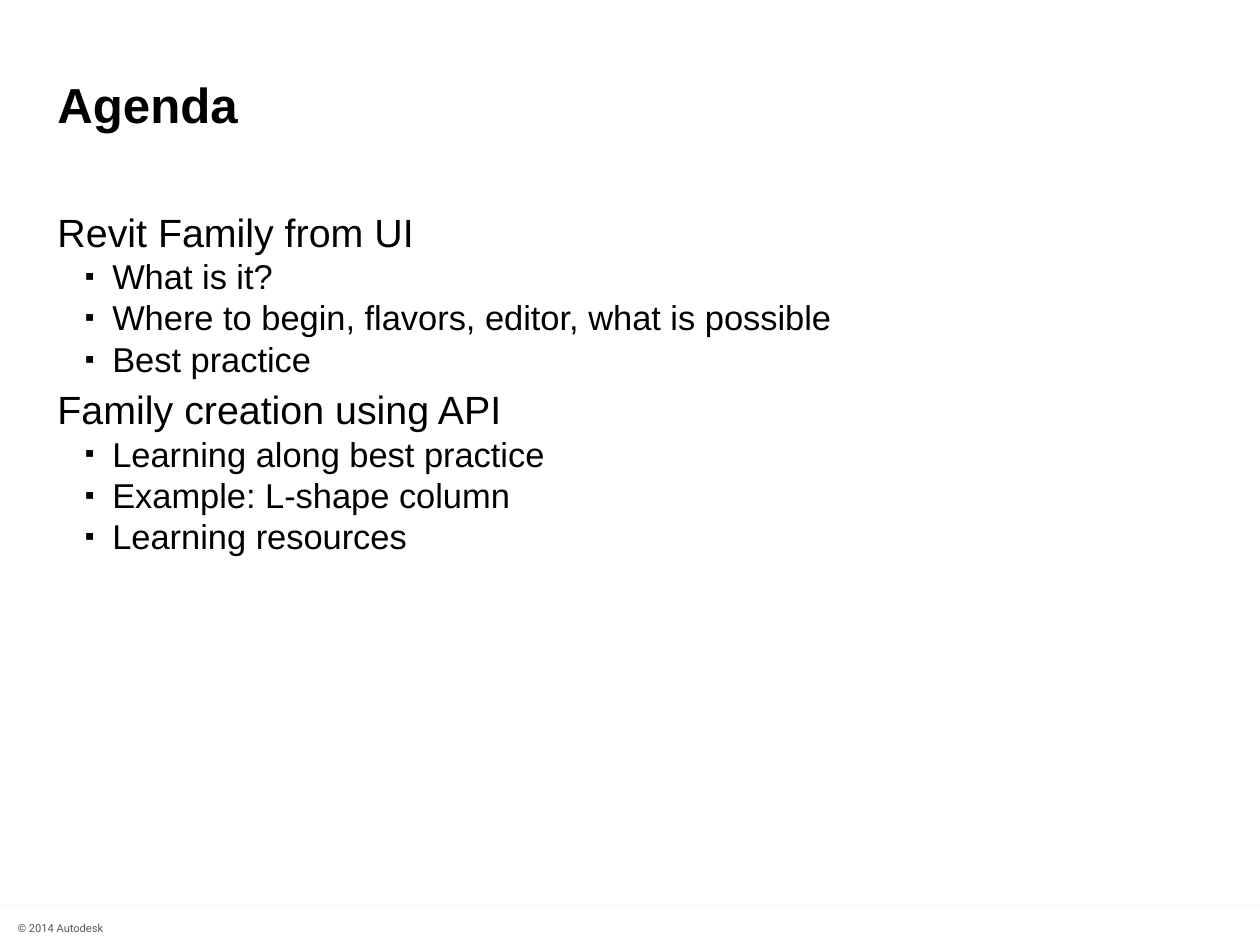
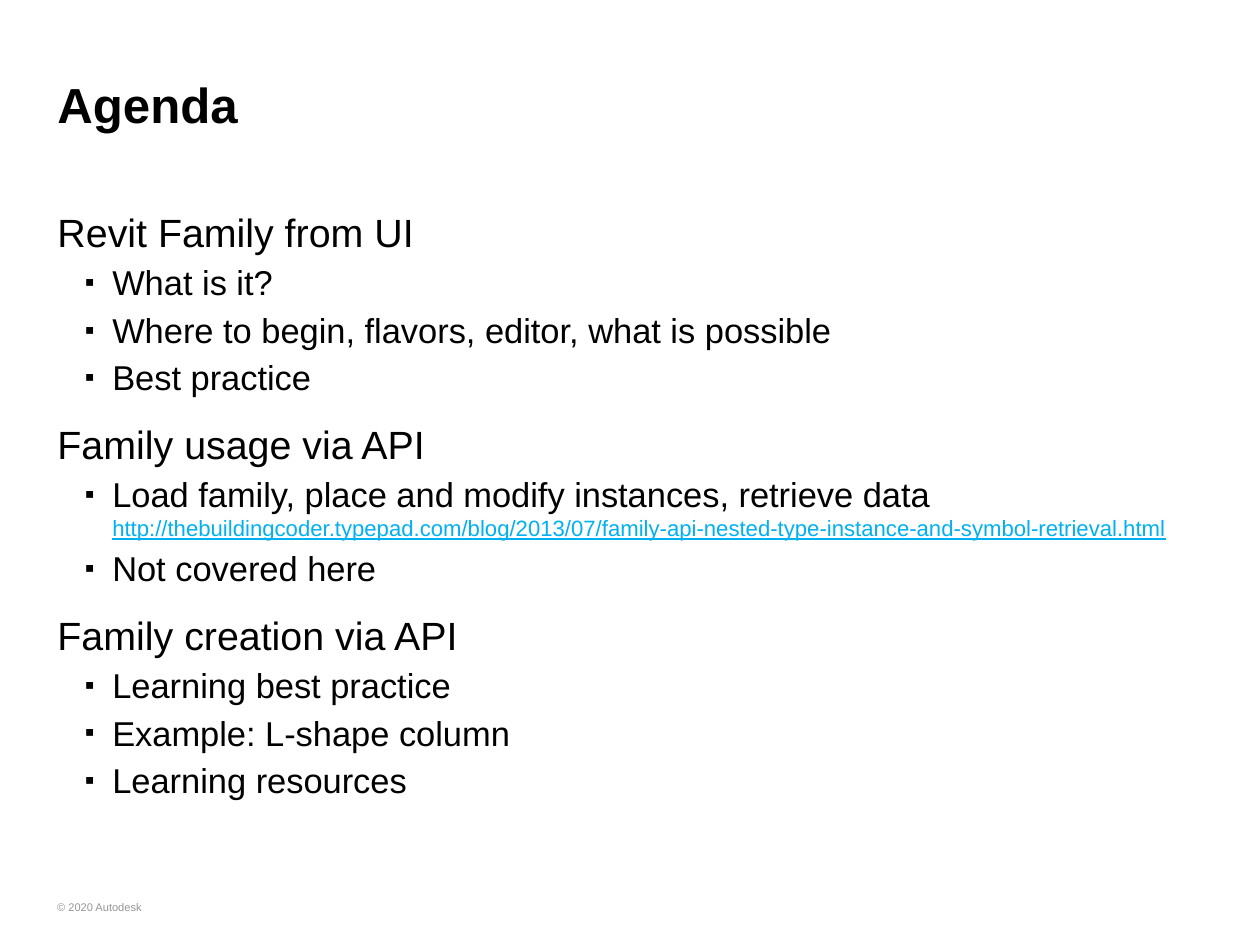
Before and after one commit to ADN-DevTech/RevitTrainingMaterial, a slide deck: slide 3 of Presentation/3_Revit_Family_API.pptx. Drawn at 1260x945 pixels with LibreOffice and Linux fonts; fonts in the diff are those of the drawing; background and template pictures are left out. Boxes give left, top, right and bottom in pixels: in the first picture for what was removed or moved away, otherwise in the second. Text is boxed around its words. In the diff, an @@ line names an element or a change of style, - is before the commit and + after.

```diff
--- a/Presentation/3_Revit_Family_API.pptx
+++ b/Presentation/3_Revit_Family_API.pptx
@@ text at (x1=112, y1=270, x2=831, y2=799): more space between paragraphs @@
@@ text at (x1=57, y1=430, x2=1165, y2=704): text changed; size 28 to 18 pt @@
-Family creation using API
-  ▪ Learning along best practice
+Family usage via API
+  ▪ Load family, place and modify instances, retrieve data
+    http://thebuildingcoder.typepad.com/blog/2013/07/family-api-nested-type-instance-and-symbol-retrieval.html
+  ▪ Not covered here
+Family creation via API
+  ▪ Learning best practice
@@ text "© 2020 Autodesk" at (x1=68, y1=903, x2=141, y2=911): vertical alignment top to middle @@
@@ rectangle removed at (x1=0, y1=906, x2=1260, y2=945) @@
@@ text at (x1=68, y1=903, x2=141, y2=911): text changed; font Roboto to Arial; text colour #595959 to #969696 @@
-© 2014 Autodesk
+© 2020 Autodesk
```
Also in this commit, not shown: 50 other slides changed, 1 slide added, 1 slide removed, 7 other files.
